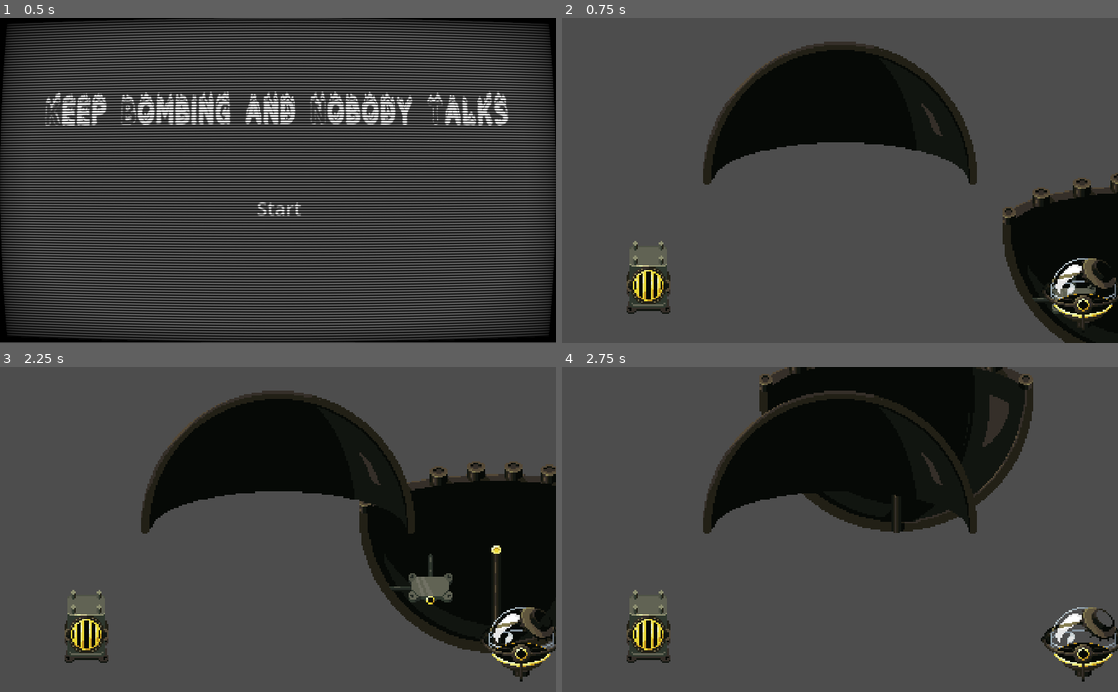
Above: before the commit, frames 1-4 (two rows, left to right).
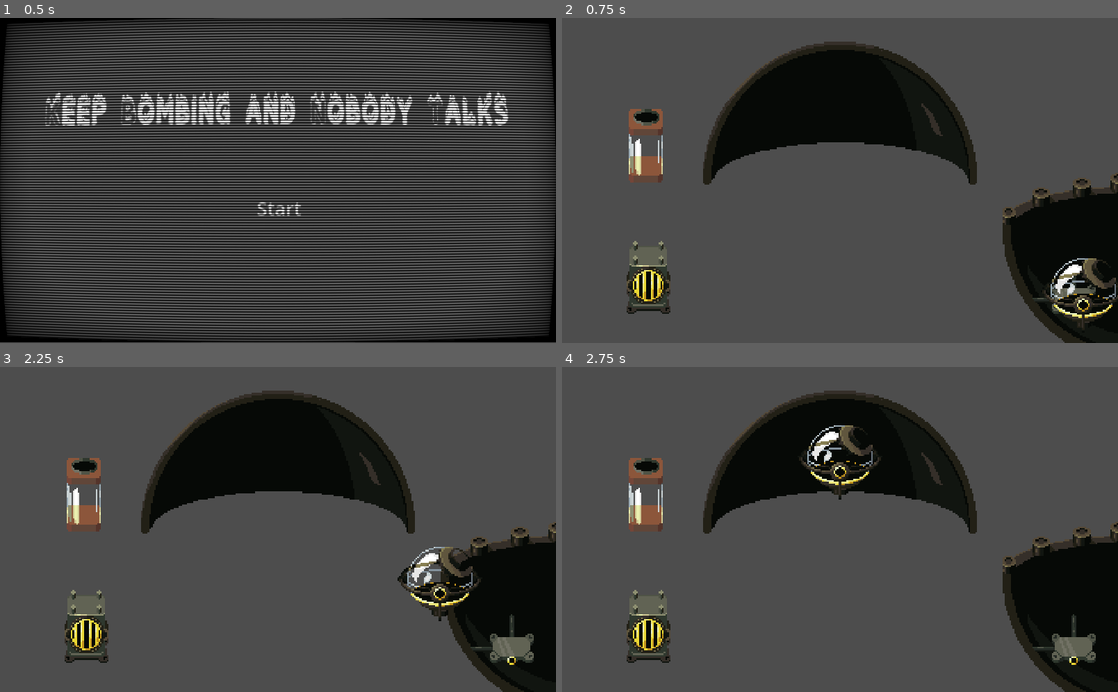
Above: after the commit, the same moments.

Repository: MarianPoirot/Gamejam-construire
Game: Godot game, scene res://Scenes/World/Opening.tscn
The game is run twice, just before and just after one commit, with the same random seed, the same clock (stepped at 60 frames per second) and the same inputs.
Inputs (mouse positions are in pixels of both pictures, inside the frame that each line leads up to):
- Up to frame 1 (0.5 s): no input
- Up to frame 2 (0.75 s): click "Start" at 0.5 s
- Up to frame 3 (2.25 s): tap Enter at 1.25 s; drag from (278, 461) to (461, 643) at 1.27 s; tap Space (start) at 2 s; drag from (522, 643) to (278, 461) at 2.02 s
- Up to frame 4 (2.75 s): no input

Frame 1 is identical in both runs. In frame 2, 0.9% of the frame differs, in the area x 12-19%, y 27-51%; in frame 3, 14%; in frame 4, 20%, in the area x 12-100%, y 0-100%.

Commit message:
reservoir

Diff:
--- a/Scenes/Pieces/coque_inférieure.tscn
+++ b/Scenes/Pieces/coque_inférieure.tscn
@@ -27,7 +27,6 @@
 
 [node name="ancre_pique1" parent="recepteurAncre" index="0" instance=ExtResource("3_bm6tj")]
 position = Vector2(72, 16)
-rotation = 0.617902
 id = 14
 
 [node name="ancre_pique2" parent="recepteurAncre" index="1" instance=ExtResource("3_bm6tj")]
@@ -36,7 +35,6 @@
 
 [node name="ancre_pique3" parent="recepteurAncre" index="2" instance=ExtResource("3_bm6tj")]
 position = Vector2(-72, 16)
-rotation = 0.958403
 id = 14
 
 [node name="ancre_ballon" parent="recepteurAncre" index="3" instance=ExtResource("3_bm6tj")]
--- /dev/null
+++ b/Scenes/Pieces/reservoir.tscn
@@ -0,0 +1,27 @@
+[gd_scene load_steps=5 format=3 uid="uid://b7g4do0pyfl23"]
+
+[ext_resource type="PackedScene" uid="uid://dfk32paob4qpa" path="res://Scenes/Pieces/Piece.tscn" id="1_02ays"]
+[ext_resource type="Texture2D" uid="uid://cw23xaqsogulk" path="res://Assets/Sprites/Ballon.png" id="2_hlpvk"]
+[ext_resource type="PackedScene" uid="uid://dgicsyqpftdlt" path="res://Scenes/Pieces/ancre.tscn" id="3_gsslw"]
+
+[sub_resource type="RectangleShape2D" id="RectangleShape2D_03mvg"]
+size = Vector2(22, 46)
+
+[node name="reservoir" instance=ExtResource("1_02ays")]
+id = 15
+
+[node name="DragDropCollision" parent="." index="0"]
+position = Vector2(0, -2)
+shape = SubResource("RectangleShape2D_03mvg")
+
+[node name="Ancre" parent="." index="1"]
+position = Vector2(0, 14)
+
+[node name="ancreConduitVapeur" parent="recepteurAncre" index="0" instance=ExtResource("3_gsslw")]
+position = Vector2(0, -19)
+id = 5
+
+[node name="Spirte2D" type="Sprite2D" parent="." index="3"]
+texture_filter = 1
+position = Vector2(0, -2)
+texture = ExtResource("2_hlpvk")
--- a/Scenes/World/Main.tscn
+++ b/Scenes/World/Main.tscn
@@ -1,9 +1,10 @@
-[gd_scene load_steps=6 format=3 uid="uid://b3wbxtbbacebh"]
+[gd_scene load_steps=7 format=3 uid="uid://b3wbxtbbacebh"]
 
 [ext_resource type="Script" path="res://Scripts/World/Main.gd" id="1_vn17v"]
 [ext_resource type="PackedScene" uid="uid://bdjiu0hjvnp10" path="res://Scenes/Pieces/ballon.tscn" id="2_y7w6m"]
 [ext_resource type="PackedScene" uid="uid://nulgtes263rk" path="res://Scenes/Pieces/coque_inférieure.tscn" id="3_k3jia"]
 [ext_resource type="PackedScene" uid="uid://ksyhx6uwk1rr" path="res://Scenes/Pieces/coque_supérieure.tscn" id="4_ccyxp"]
+[ext_resource type="PackedScene" uid="uid://b7g4do0pyfl23" path="res://Scenes/Pieces/reservoir.tscn" id="6_g1jcb"]
 [ext_resource type="PackedScene" uid="uid://b2dfvrvgwbnae" path="res://Scenes/Pieces/chaudiere.tscn" id="6_ncykg"]
 
 [node name="Main" type="Node2D"]
@@ -27,3 +28,8 @@
 [node name="Chaudiere" parent="." instance=ExtResource("6_ncykg")]
 position = Vector2(159, 479)
 scale = Vector2(3, 3)
+
+[node name="reservoir" parent="." instance=ExtResource("6_g1jcb")]
+texture_filter = 1
+position = Vector2(154, 242)
+scale = Vector2(3, 3)
